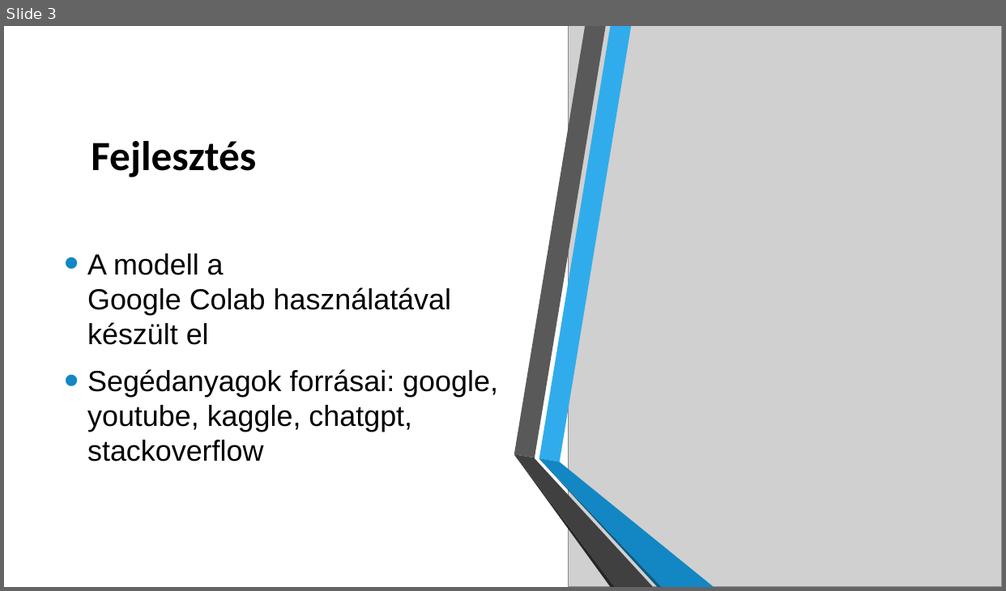
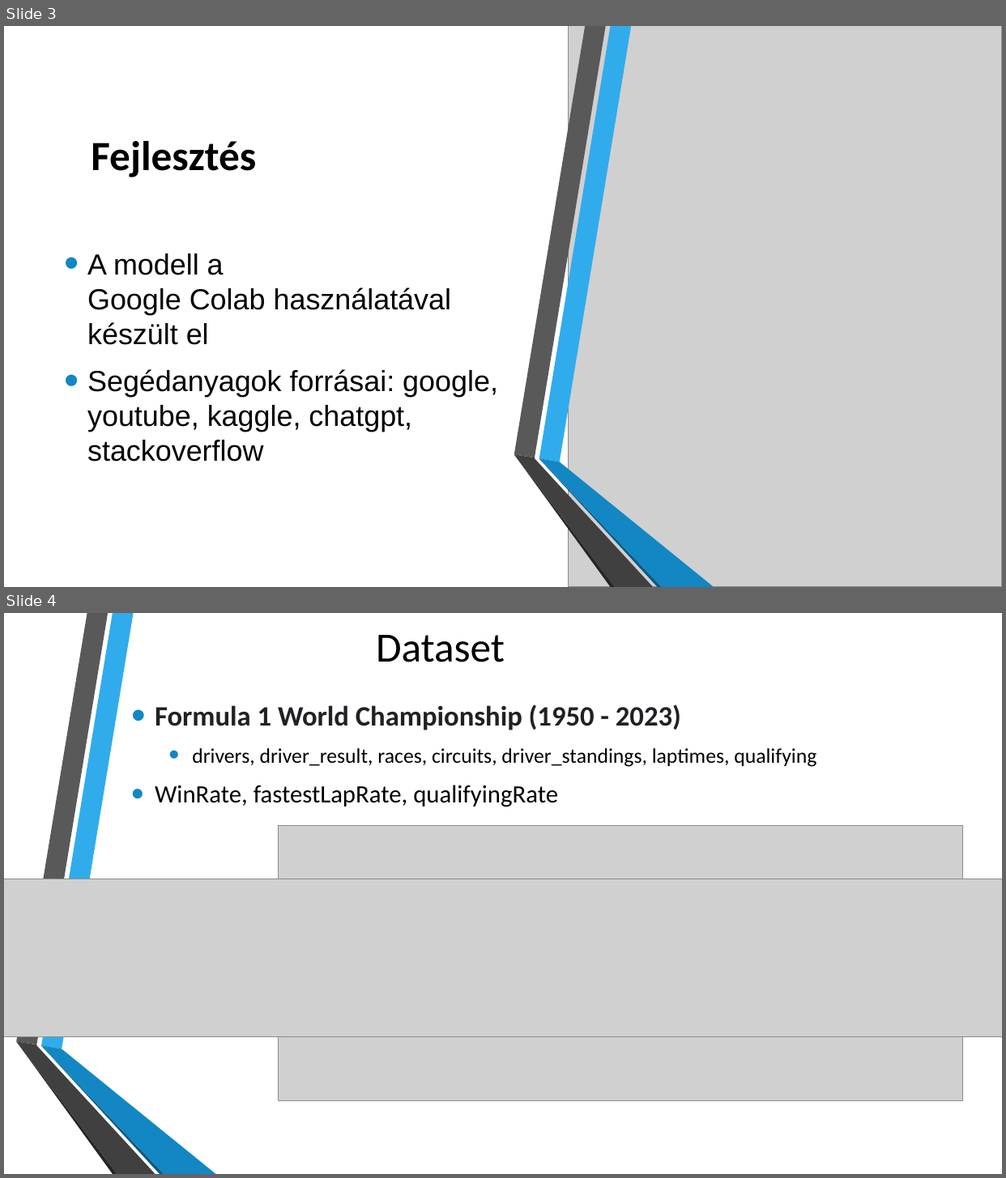
Before and after one commit to szklipy/F1_driver_standings_predictor, a slide deck: F1_driver_standings_predictor.pptx. Shown one above the other, each under a label of ours: slide 3 before the commit, slides 3 and 4 after it. The pictures are 1006x591 and 1006x1178 pixels, drawn with LibreOffice and Linux fonts; fonts in the diff are those of the drawing; grey boxes stand for pictures; background and template pictures are left out. Boxes give left, top, right and bottom in pixels: in the first picture for what was removed or moved away, otherwise in the second. Text is boxed around its words. In the diff, an @@ line names an element or a change of style, - is before the commit and + after.

```diff
--- a/F1_driver_standings_predictor.pptx
+++ b/F1_driver_standings_predictor.pptx
@@ slide 4 added at (4, 613, 1002, 1174), background picture (left out); not listed: 6 template elements that a slide beside it also shows @@
@@ title added at (376, 635, 505, 662), 40 pt, text #000000 @@
+Dataset
@@ text added at (155, 705, 816, 807), 20 pt, text #000000 @@
+• Formula 1 World Championship (1950 - 2023)
+  • drivers, driver_result, races, circuits, driver_standings, laptimes, qualifying
+• WinRate, fastestLapRate, qualifyingRate
@@ picture added at (278, 825, 962, 1101) @@
@@ picture added at (4, 879, 1002, 1037) @@
```
Also in this commit, not shown: 3 slides changed, 2 other slides added.
